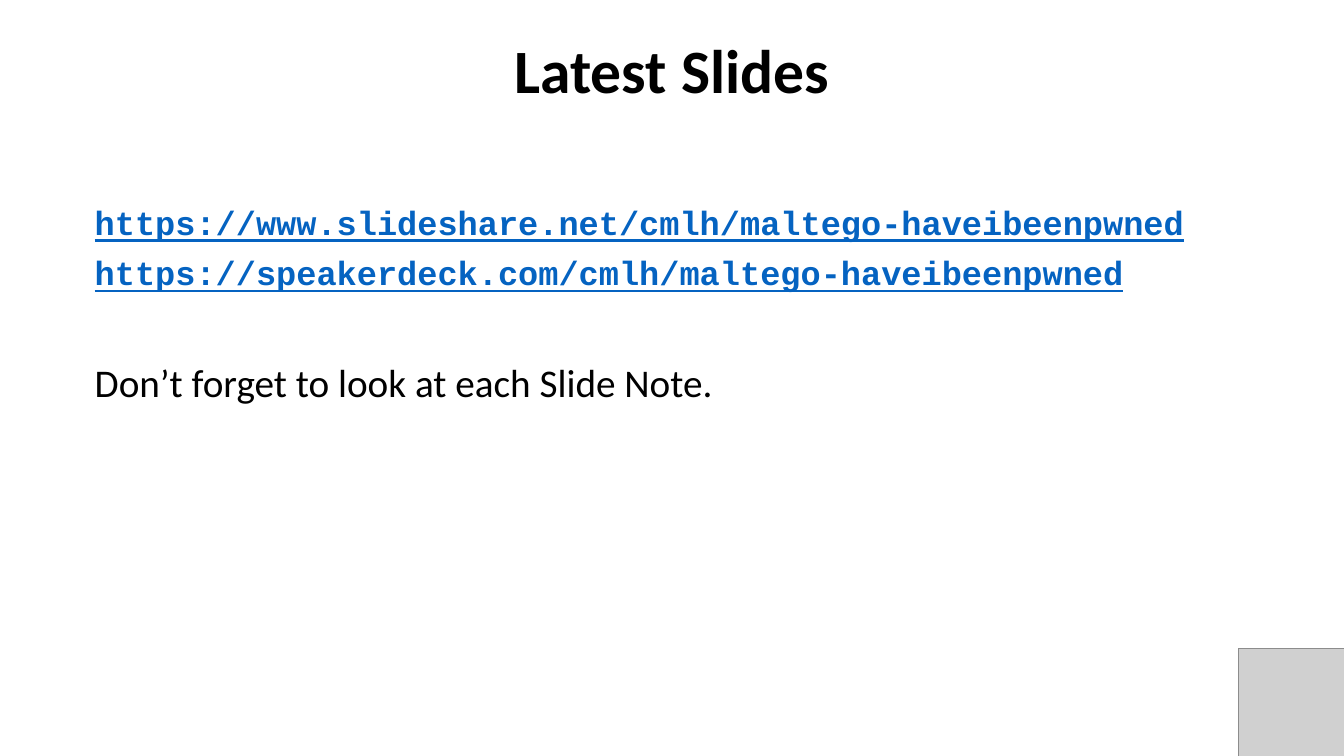
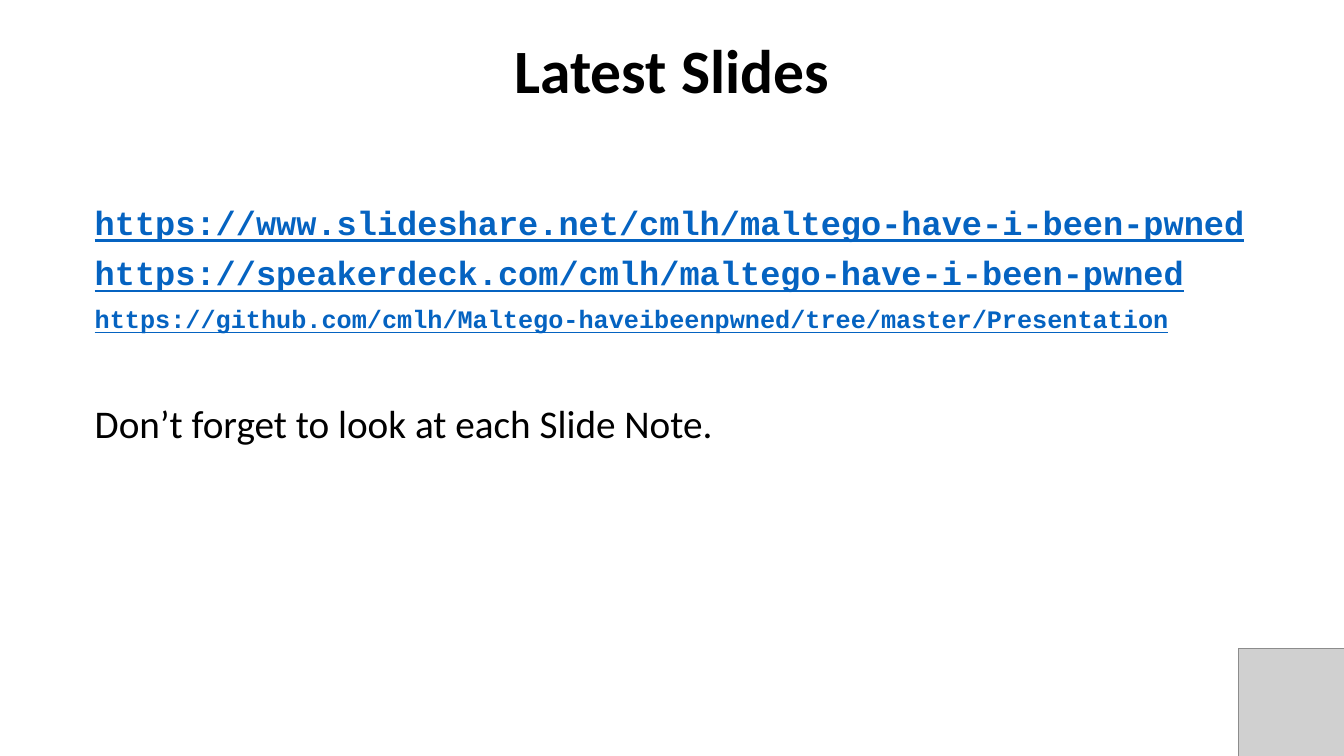
Before and after one commit to cmlh/Maltego-haveibeenpwned, a slide deck: slide 2 of Presentation/Maltego_haveibeenpwned-Presentation-Christian_Heinrich.pptx. Drawn at 1344x756 pixels with LibreOffice and Linux fonts; fonts in the diff are those of the drawing; grey boxes stand for pictures. Boxes give left, top, right and bottom in pixels: in the first picture for what was removed or moved away, otherwise in the second. Text is boxed around its words. In the diff, an @@ line names an element or a change of style, - is before the commit and + after.

```diff
--- a/Presentation/Maltego_haveibeenpwned-Presentation-Christian_Heinrich.pptx
+++ b/Presentation/Maltego_haveibeenpwned-Presentation-Christian_Heinrich.pptx
@@ text at (95,210,1245,334): text changed @@
-https://www.slideshare.net/cmlh/maltego-haveibeenpwned
-https://speakerdeck.com/cmlh/maltego-haveibeenpwned
+https://www.slideshare.net/cmlh/maltego-have-i-been-pwned
+https://speakerdeck.com/cmlh/maltego-have-i-been-pwned
+https://github.com/cmlh/Maltego-haveibeenpwned/tree/master/Presentation
```
Also in this commit, not shown: 1 other slide changed, 2 other files.
